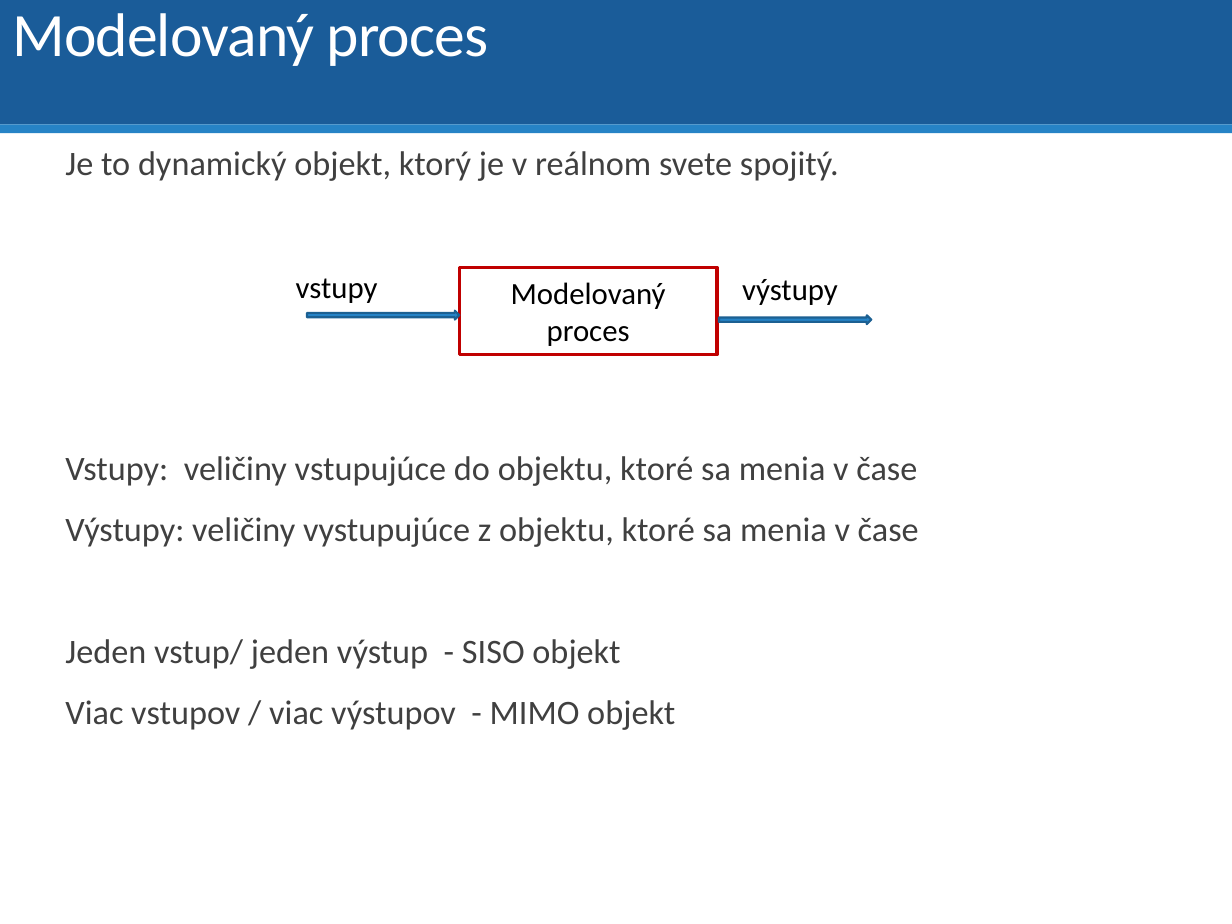
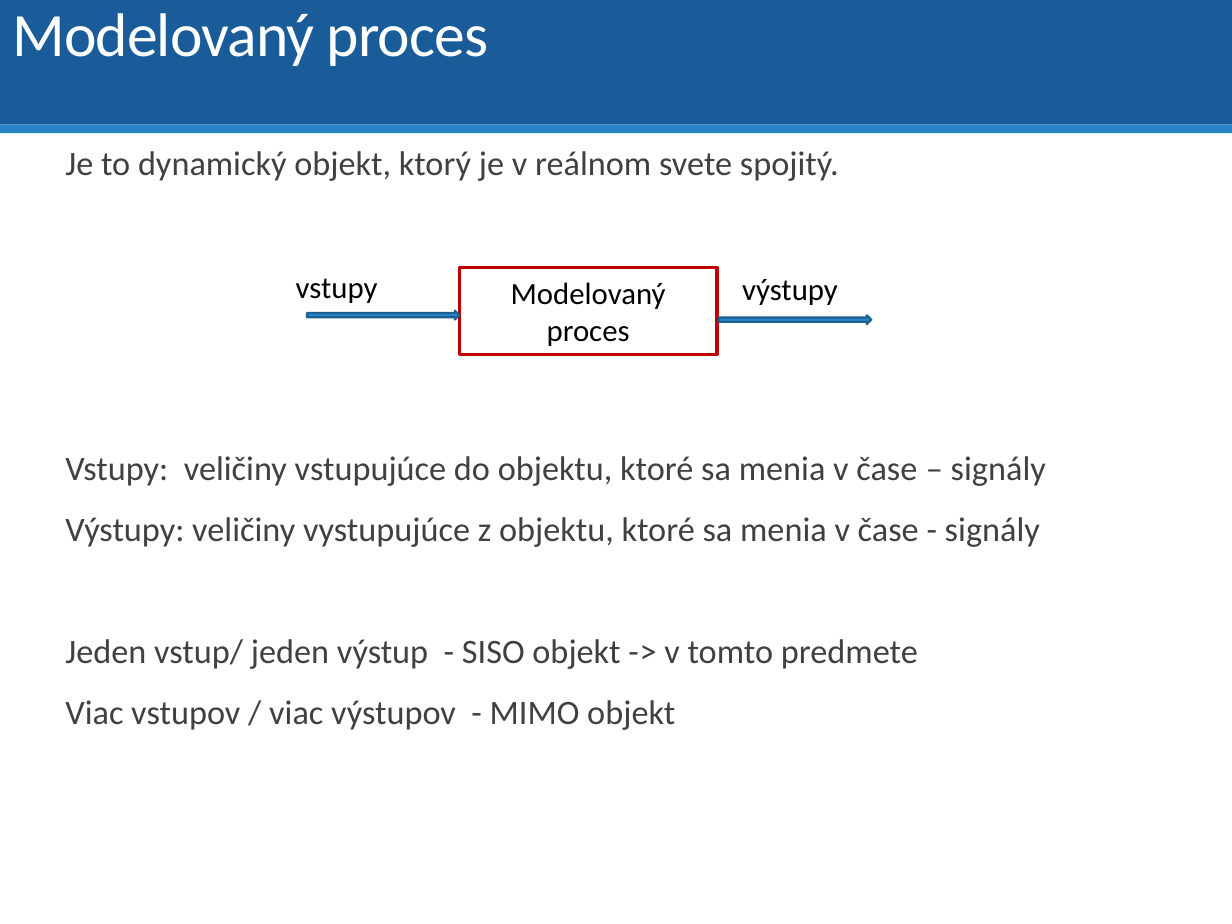
Before and after one commit to dodekm/TeamProjektKybernetika, a slide deck: slide 2 of Nove prednasky/P5 Prenosová funkcia.pptx. Drawn at 1232x924 pixels with LibreOffice and Linux fonts; fonts in the diff are those of the drawing. Boxes give left, top, right and bottom in pixels: in the first picture for what was removed or moved away, otherwise in the second. Text is boxed around its words. In the diff, an @@ line names an element or a change of style, - is before the commit and + after.

```diff
--- a/Nove prednasky/P5 Prenosová funkcia.pptx
+++ b/Nove prednasky/P5 Prenosová funkcia.pptx
@@ text at [65,456,1046,669]: text changed @@
-  Vstupy: veličiny vstupujúce do objektu, ktoré sa menia v čase
-  Výstupy: veličiny vystupujúce z objektu, ktoré sa menia v čase
-  Jeden vstup/ jeden výstup - SISO objekt
+  Vstupy: veličiny vstupujúce do objektu, ktoré sa menia v čase – signály
+  Výstupy: veličiny vystupujúce z objektu, ktoré sa menia v čase - signály
+  Jeden vstup/ jeden výstup - SISO objekt -> v tomto predmete
```
Also in this commit, not shown: 2 other slides changed.
